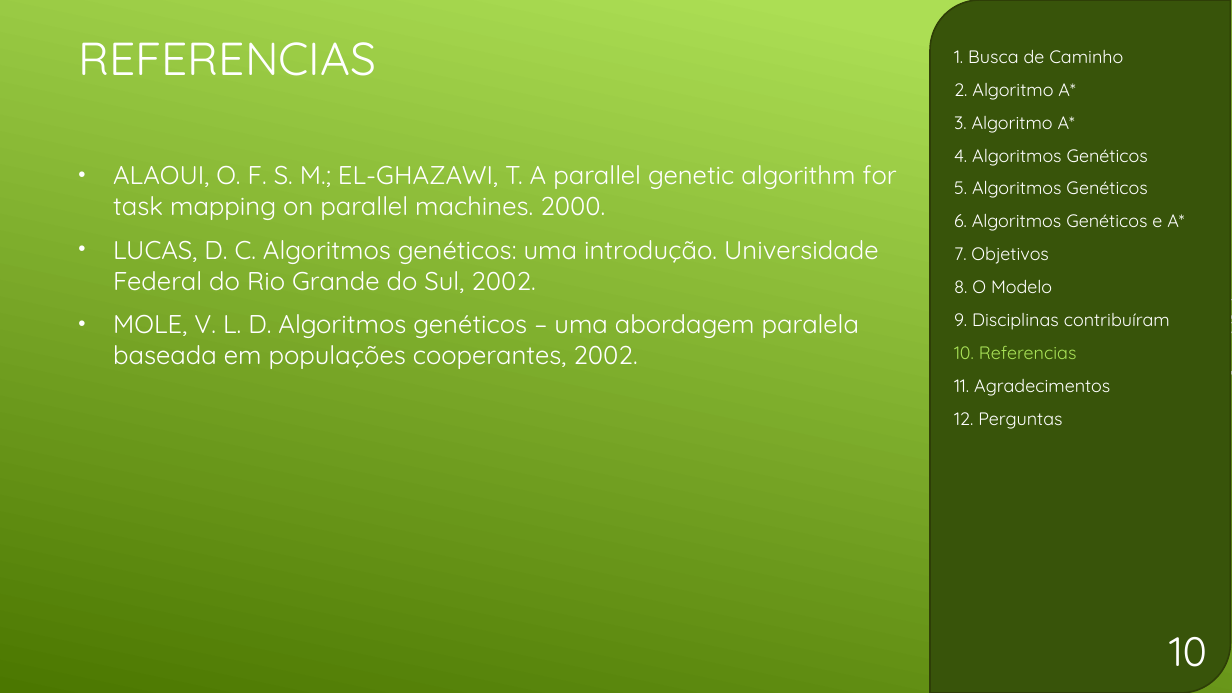
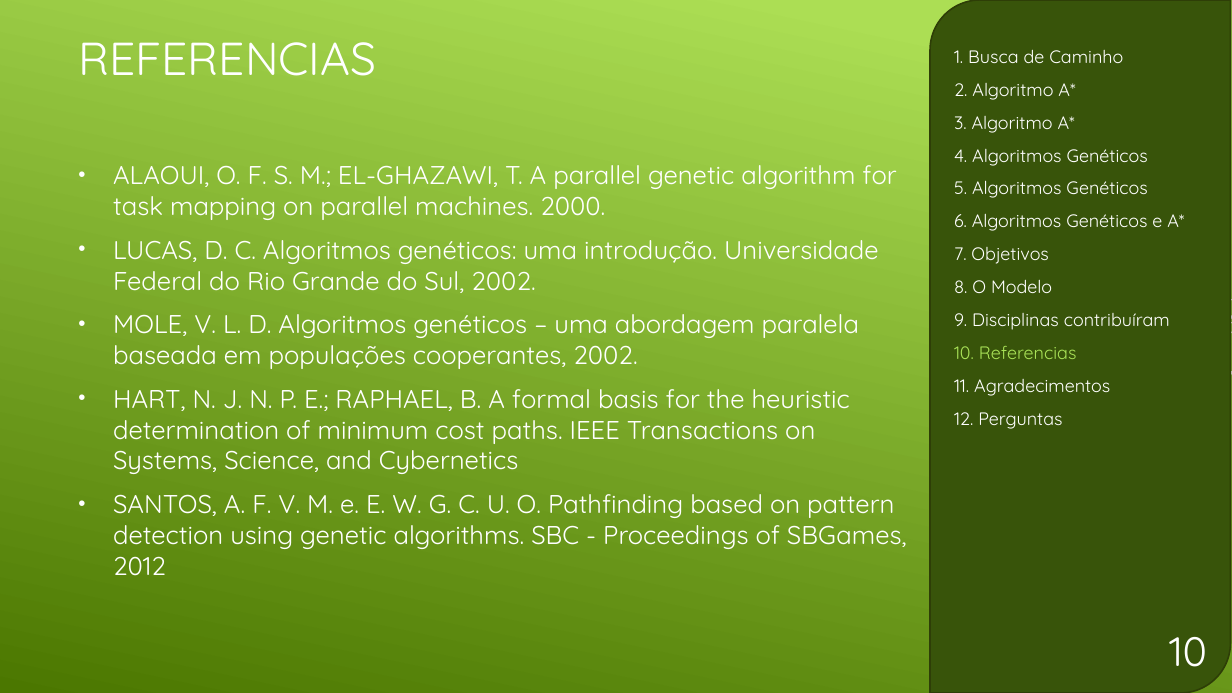
Before and after one commit to GDPLTDA/SenacTCC, a slide deck: slide 11 of Apresentação.pptx. Drawn at 1232x693 pixels with LibreOffice and Linux fonts; fonts in the diff are those of the drawing. Boxes give left, top, right and bottom in pixels: in the first picture for what was removed or moved away, otherwise in the second. Text is boxed around its words. In the diff, an @@ line names an element or a change of style, - is before the commit and + after.

```diff
--- a/Apresentação.pptx
+++ b/Apresentação.pptx
@@ text at bbox=[113, 389, 907, 576]: paragraphs added @@
+• HART, N. J. N. P. E.; RAPHAEL, B. A formal basis for the heuristic determination of minimum cost paths. IEEE Transactions on Systems, Science, and Cybernetics
+• SANTOS, A. F. V. M. e. E. W. G. C. U. O. Pathfinding based on pattern detection using genetic algorithms. SBC - Proceedings of SBGames, 2012
```
Also in this commit, not shown: 7 other slides changed, 2 other files.
